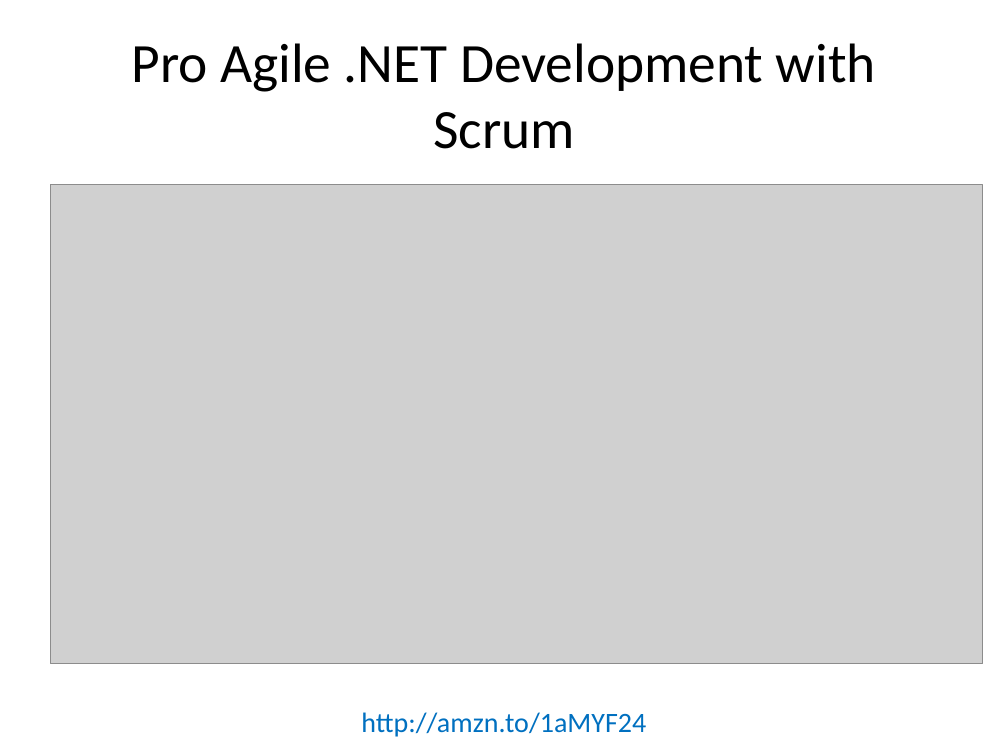
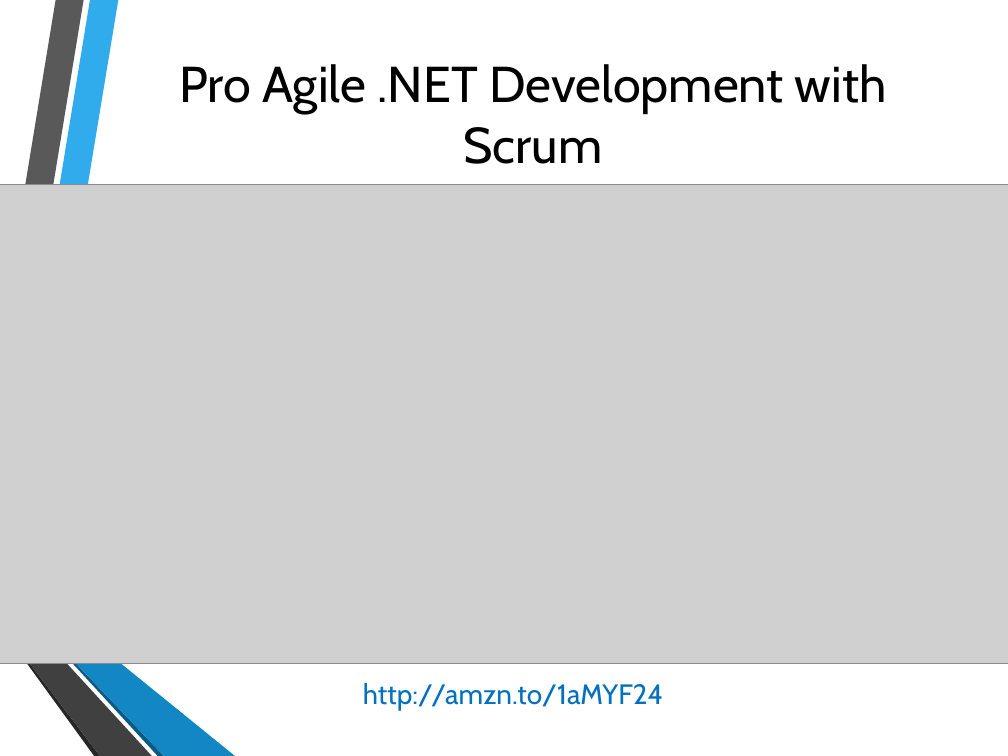
Before and after one commit to jerrelblankenship/Presentations, a slide deck: slide 8 of MamaSaidTestYourCode/AgileDotNet2013/Mama Said Test Your Code.pptx (slide 7 before the commit). Drawn at 1008x756 pixels with LibreOffice and Linux fonts; fonts in the diff are those of the drawing; grey boxes stand for pictures; background and template pictures are left out. Boxes give left, top, right and bottom in pixels: in the first picture for what was removed or moved away, otherwise in the second. Text is boxed around its words. In the diff, an @@ line names an element or a change of style, - is before the commit and + after.

Commit message:
AgileDotNet2013 - More work on talk and code

```diff
--- a/MamaSaidTestYourCode/AgileDotNet2013/Mama Said Test Your Code.pptx
+++ b/MamaSaidTestYourCode/AgileDotNet2013/Mama Said Test Your Code.pptx
@@ title "Pro Agile .NET Development with ...": place and size @@
-title "Pro Agile .NET Development with ..." at <box>131,43,876,149</box>
+title "Pro Agile .NET Development with ..." at <box>179,64,887,164</box>
@@ title "Pro Agile .NET Development with ..." at <box>179,64,887,164</box>: size 39.6 to 36 pt, font Calibri to Cabin @@
@@ picture: place and size @@
-picture at <box>50,184,983,663</box>
+picture at <box>0,184,1008,663</box>
@@ group added at <box>0,0,235,756</box>: 6 freeform shapes @@
@@ text "http://amzn.to/1aMYF24": place and size @@
-text "http://amzn.to/1aMYF24" at <box>361,712,646,737</box>
+text "http://amzn.to/1aMYF24" at <box>363,683,663,711</box>
@@ text "http://amzn.to/1aMYF24" at <box>363,683,663,711</box>: font Calibri to Cabin; alignment centre to left @@
```
Also in this commit, not shown: 7 other slides changed, 1 slide added, 35 other files.
